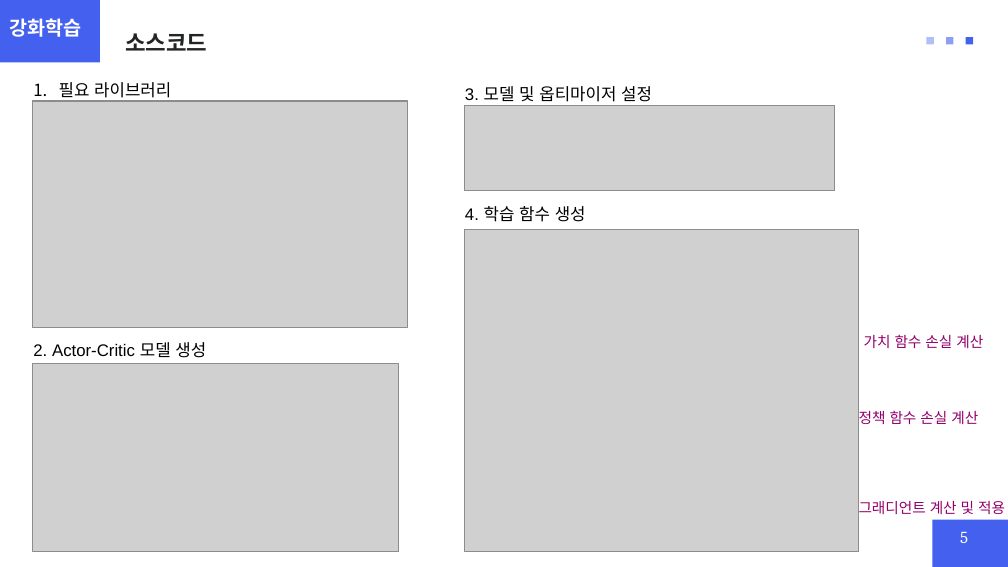
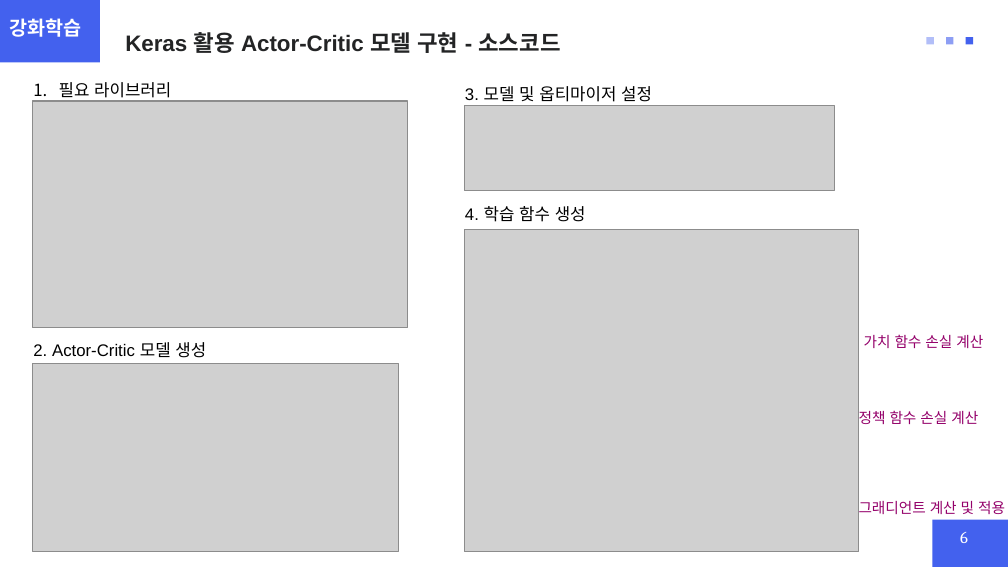
Before and after one commit to chohi22/Industrial-AI, a slide deck: slide 6 of 강화학습 실제/과제/Actor_Critic_2024254022_정현일.pptx (slide 5 before the commit). Drawn at 1008x567 pixels with LibreOffice and Linux fonts; fonts in the diff are those of the drawing; grey boxes stand for pictures. Boxes give left, top, right and bottom in pixels: in the first picture for what was removed or moved away, otherwise in the second. Text is boxed around its words. In the diff, an @@ line names an element or a change of style, - is before the commit and + after.

```diff
--- a/강화학습 실제/과제/Actor_Critic_2024254022_정현일.pptx
+++ b/강화학습 실제/과제/Actor_Critic_2024254022_정현일.pptx
@@ text at (x1=125, y1=32, x2=560, y2=53): text changed @@
-소스코드
+Keras 활용 Actor-Critic 모델 구현 - 소스코드
@@ page number at (x1=960, y1=532, x2=968, y2=543): text changed @@
-5
+6
```
Also in this commit, not shown: 2 other slides changed, 2 slides added, 1 other file.
